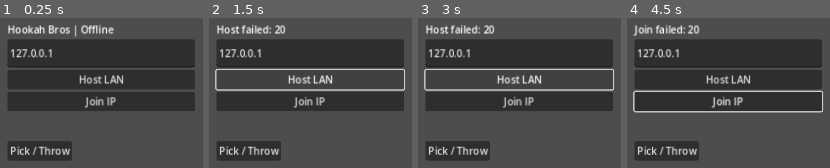
Above: before the commit, frames 1-4 (left to right).
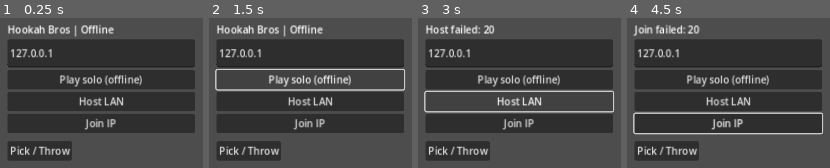
Above: after the commit, the same moments.

Repository: supportkadi-sudo/-
Game: Godot game, scene res://scenes/main.tscn
Same seed, same stepped clock (60 frames per second), same inputs: the game is played once before the commit and once after it.
Inputs (mouse positions are in pixels of both pictures, inside the frame that each line leads up to):
- Up to frame 1 (0.25 s): no input
- Up to frame 2 (1.5 s): click "Pick / Throw" at 0.5 s; click (310, 79) at 1.25 s, where only the run after the commit has a clickable "Play solo (offline)"
- Up to frame 3 (3 s): click (519, 79) at 2 s, where only the run after the commit has a clickable "Play solo (offline)"; click "Host LAN" at 2.75 s
- Up to frame 4 (4.5 s): click "Join IP" at 3.5 s; move the mouse to (outside the picture) at 4.27 s; hold D (move_right) from 4.28 s (still down); tap E (interact) at 4.35 s; click (outside the picture) at 4.42 s

The runs differ from the first frame. In frame 1, 14% of the frame differs, in the area x 3-97%, y 38-77%; in frame 2, 15%; in frame 3, 18%, in the area x 2-97%, y 34-77%; in frame 4, 18%.

Commit message:
Add offline solo mode for visual and mobile smoke testing

Diff:
--- a/scripts/main.gd
+++ b/scripts/main.gd
@@ -85,6 +85,10 @@
     ip_field.text = "127.0.0.1"
     ip_field.custom_minimum_size = Vector2(300,45)
     panel.add_child(ip_field)
+    var solo := Button.new()
+    solo.text = "Play solo (offline)"
+    solo.pressed.connect(_solo)
+    panel.add_child(solo)
     var host := Button.new()
     host.text = "Host LAN"
     host.pressed.connect(_host)
@@ -98,6 +102,12 @@
     action.position = Vector2(20,210)
     action.pressed.connect(_request_interact)
     canvas.add_child(action)
+
+func _solo() -> void:
+    if multiplayer.has_multiplayer_peer():
+        return
+    _spawn(1)
+    status_label.text = "Solo test | WASD / touch"
 
 func _host() -> void:
     var peer := ENetMultiplayerPeer.new()
@@ -218,6 +228,8 @@
 
 func _request_interact() -> void:
     if not multiplayer.has_multiplayer_peer():
+        if players.has(1):
+            _interact(1)
         return
     if multiplayer.is_server():
         _interact(1)
@@ -249,7 +261,7 @@
     prop.linear_velocity = vel
 
 func _physics_process(_delta: float) -> void:
-    if multiplayer.is_server() and carried_by != 0 and players.has(carried_by):
+    if (multiplayer.is_server() or not multiplayer.has_multiplayer_peer()) and carried_by != 0 and players.has(carried_by):
         var player: HookahPlayer = players[carried_by]
         prop.global_position = player.global_position + Vector3.UP * 1.25 - player.global_transform.basis.z * 0.9
 
